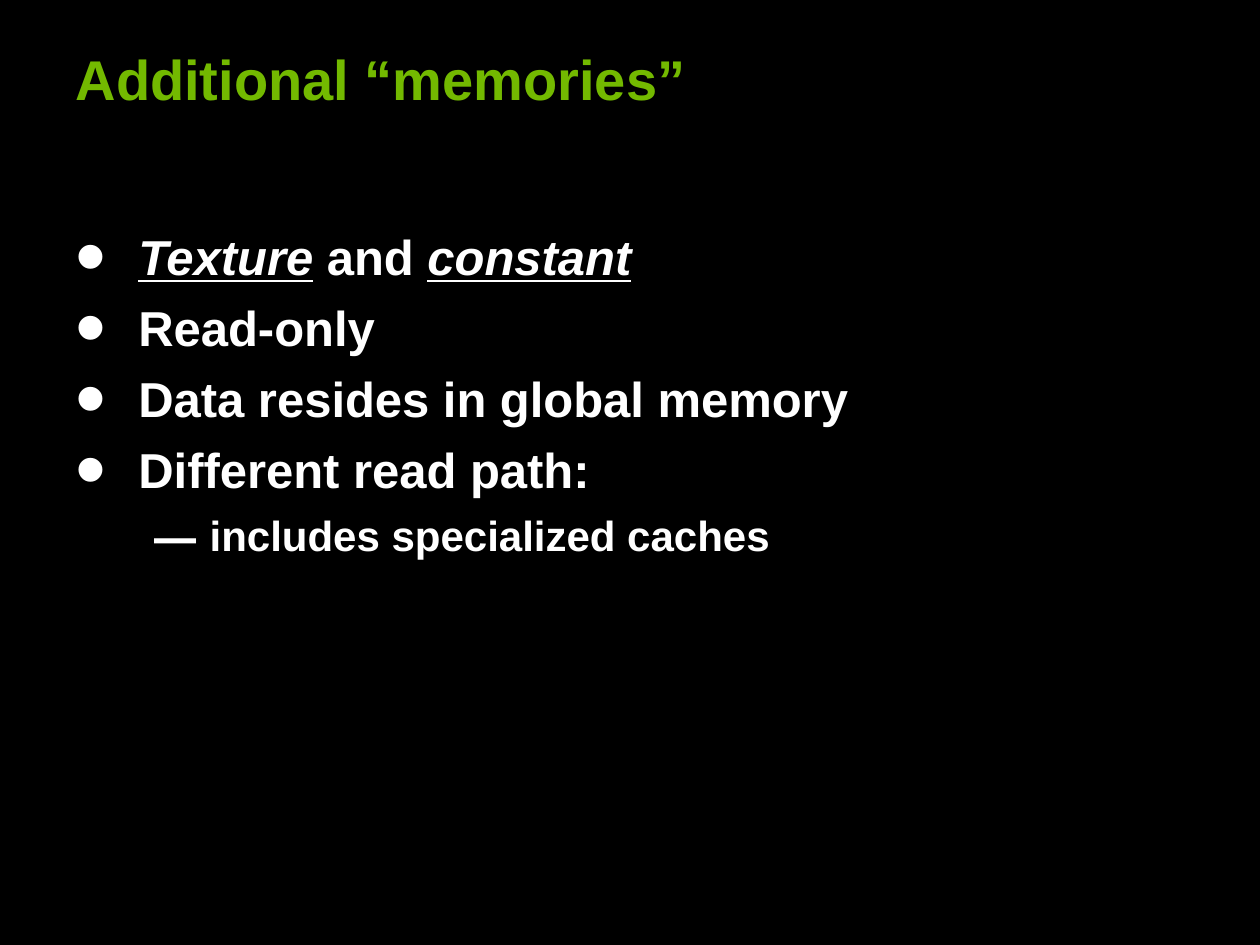
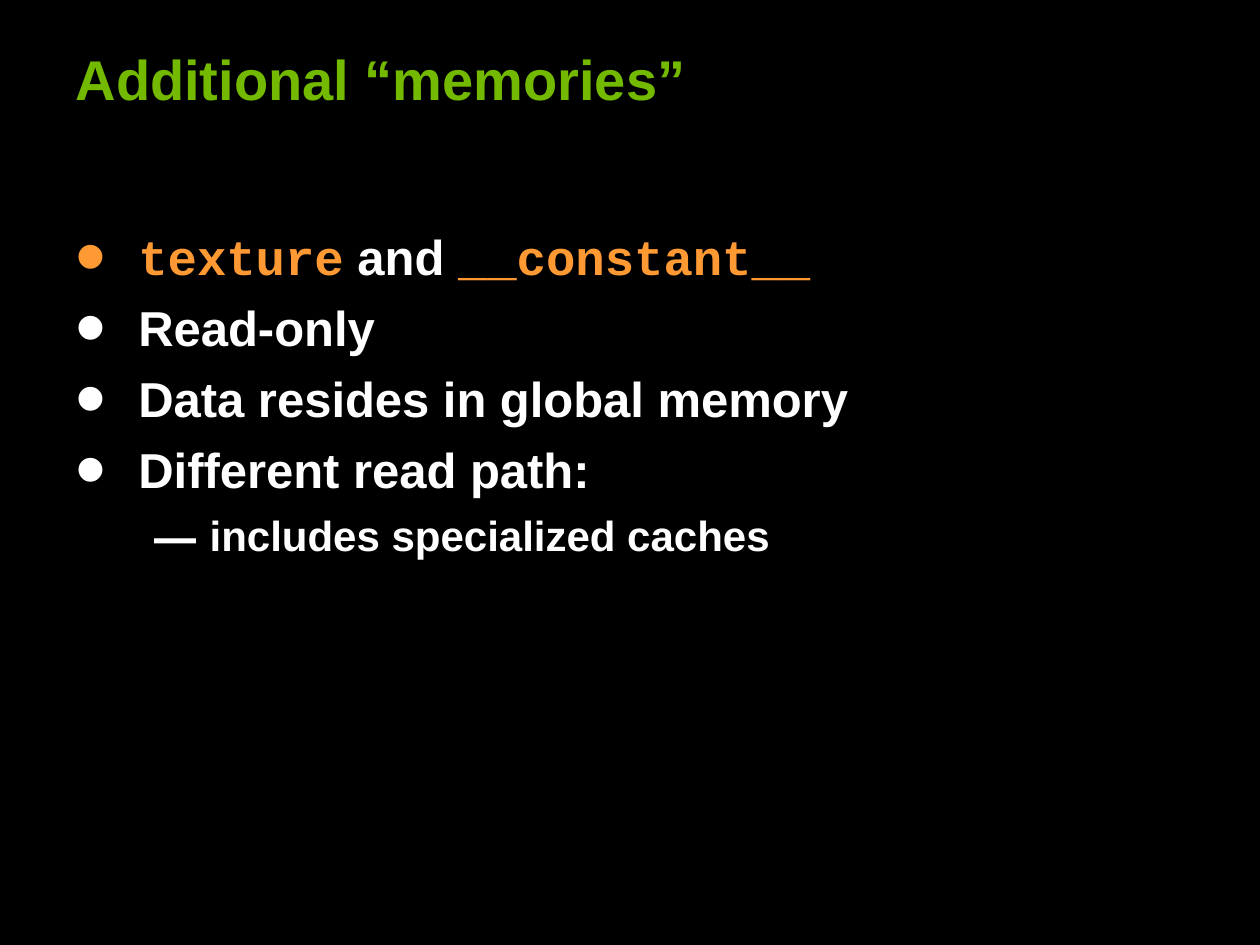
Before and after one commit to leofang/stanford-cs193g-sp2010, a slide deck: slide 21 of trunk/lectures/lecture_5/performance_considerations.ppt. Drawn at 1260x945 pixels with LibreOffice and Linux fonts; fonts in the diff are those of the drawing. Boxes give left, top, right and bottom in pixels: in the first picture for what was removed or moved away, otherwise in the second. Text is boxed around its words. In the diff, an @@ line names an element or a change of style, - is before the commit and + after.

```diff
--- a/trunk/lectures/lecture_5/performance_considerations.ppt
+++ b/trunk/lectures/lecture_5/performance_considerations.ppt
@@ text at bbox=[138, 239, 810, 281]: text changed; font Arial to Courier New; text colour #FFFFFF to #FF9933; italic off @@
-• Texture and constant
+• texture and __constant__
```
Also in this commit, not shown: 22 other slides changed, 1 other file.
